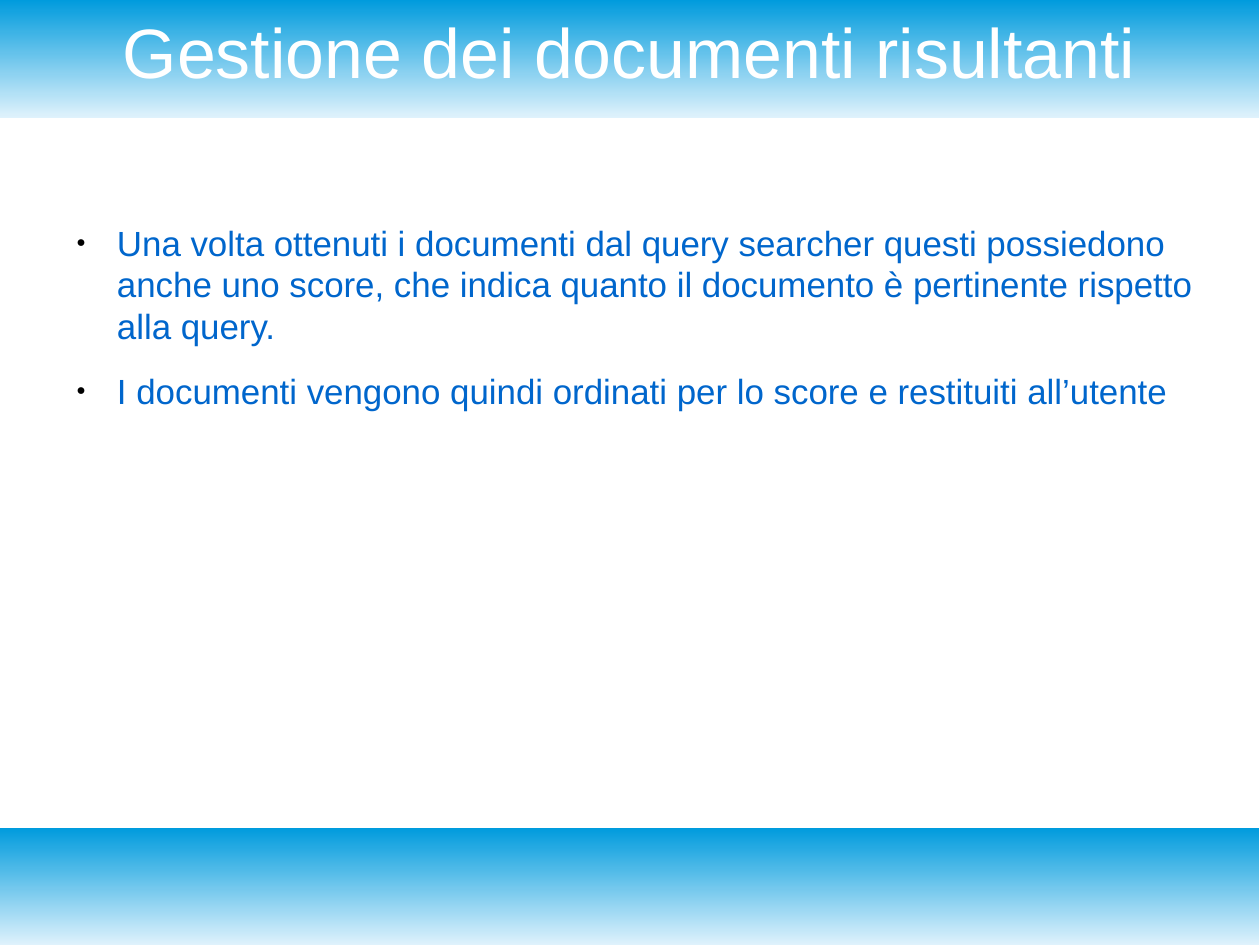
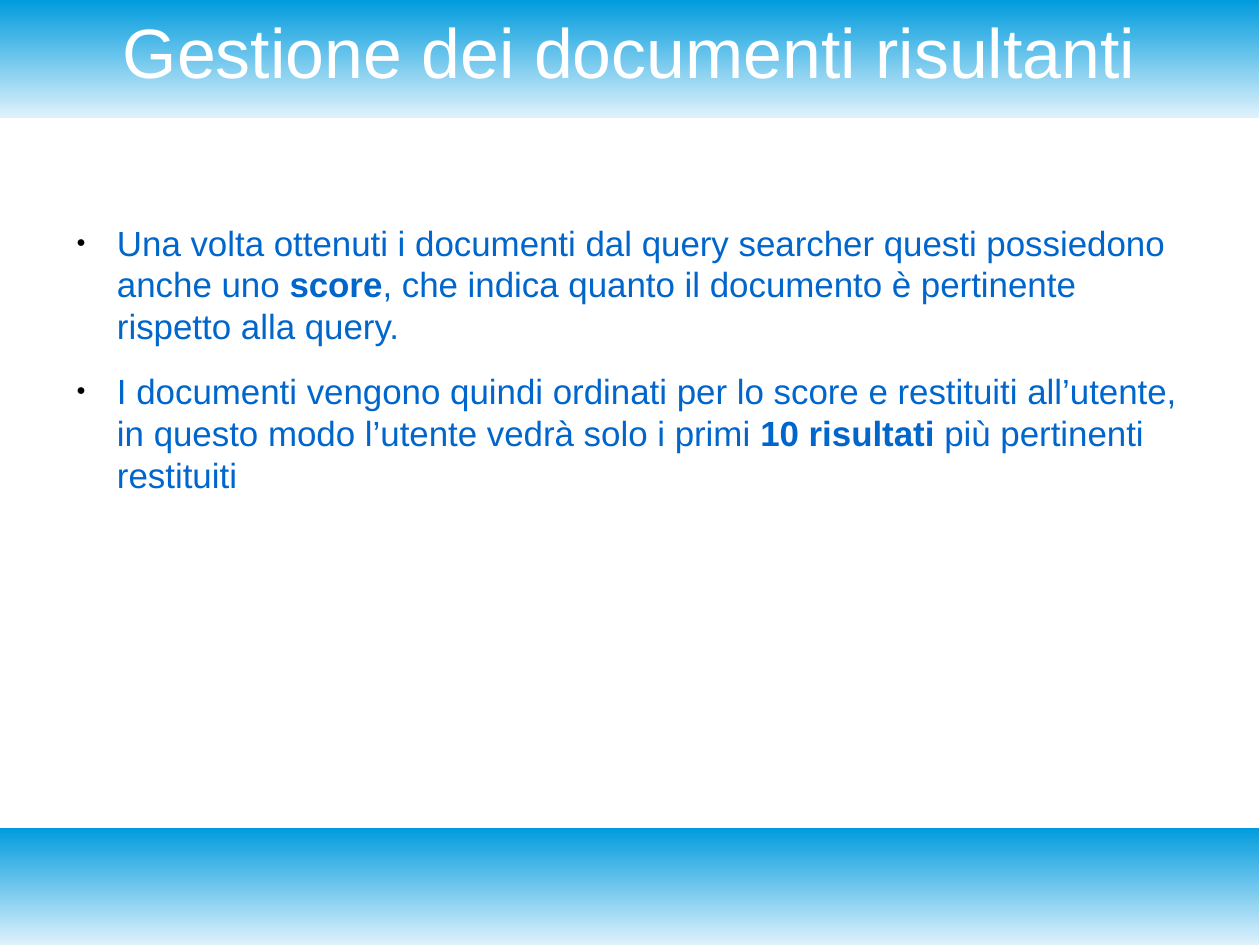
Before and after one commit to enrico404/SearchEngineForDblp, a slide deck: slide 20 of DocDblpSearchEngine.odp (slide 19 before the commit). Drawn at 1260x945 pixels with LibreOffice and Linux fonts; fonts in the diff are those of the drawing. Boxes give left, top, right and bottom in pixels: in the first picture for what was removed or moved away, otherwise in the second. Text is boxed around its words. In the diff, an @@ line names an element or a change of style, - is before the commit and + after.

```diff
--- a/DocDblpSearchEngine.odp
+++ b/DocDblpSearchEngine.odp
@@ text at <box>117,230,1164,346</box>: bold on in "score," @@
@@ text at <box>117,378,1176,489</box>: text changed @@
-● I documenti vengono quindi ordinati per lo score e restituiti all’utente
+● I documenti vengono quindi ordinati per lo score e restituiti all’utente, in questo modo l’utente vedrà solo i primi 10 risultati più pertinenti restituiti
```
Also in this commit, not shown: 12 other slides changed, 1 slide added, 1 other file.
